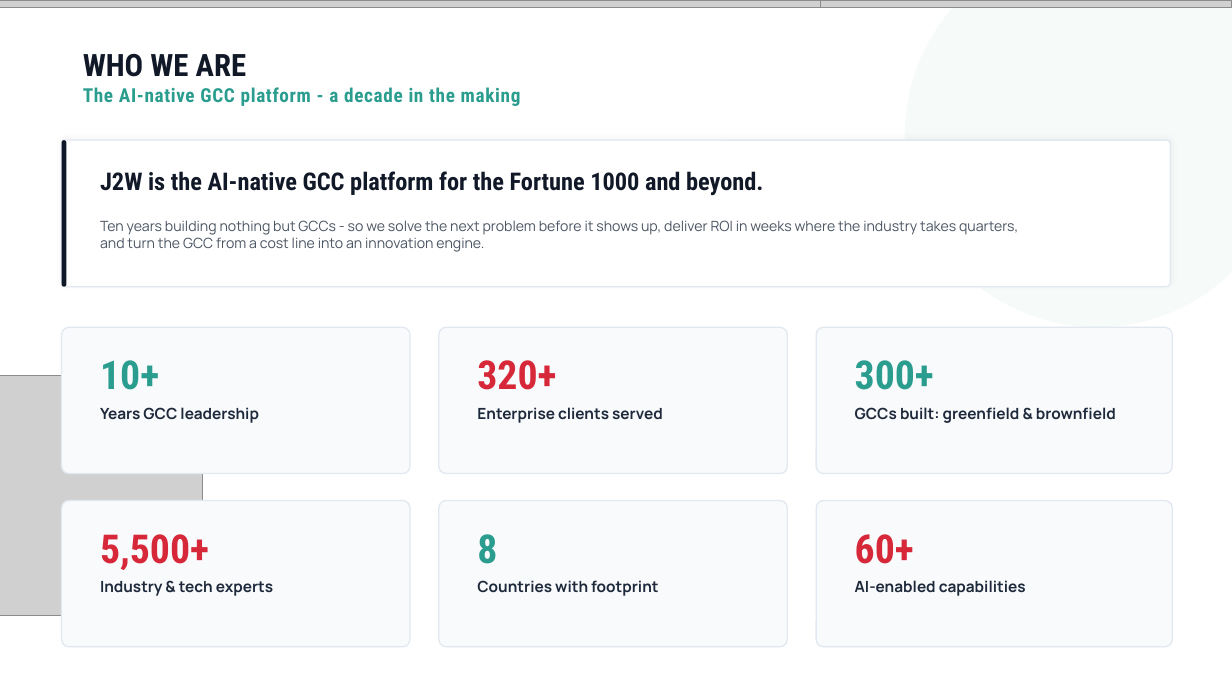
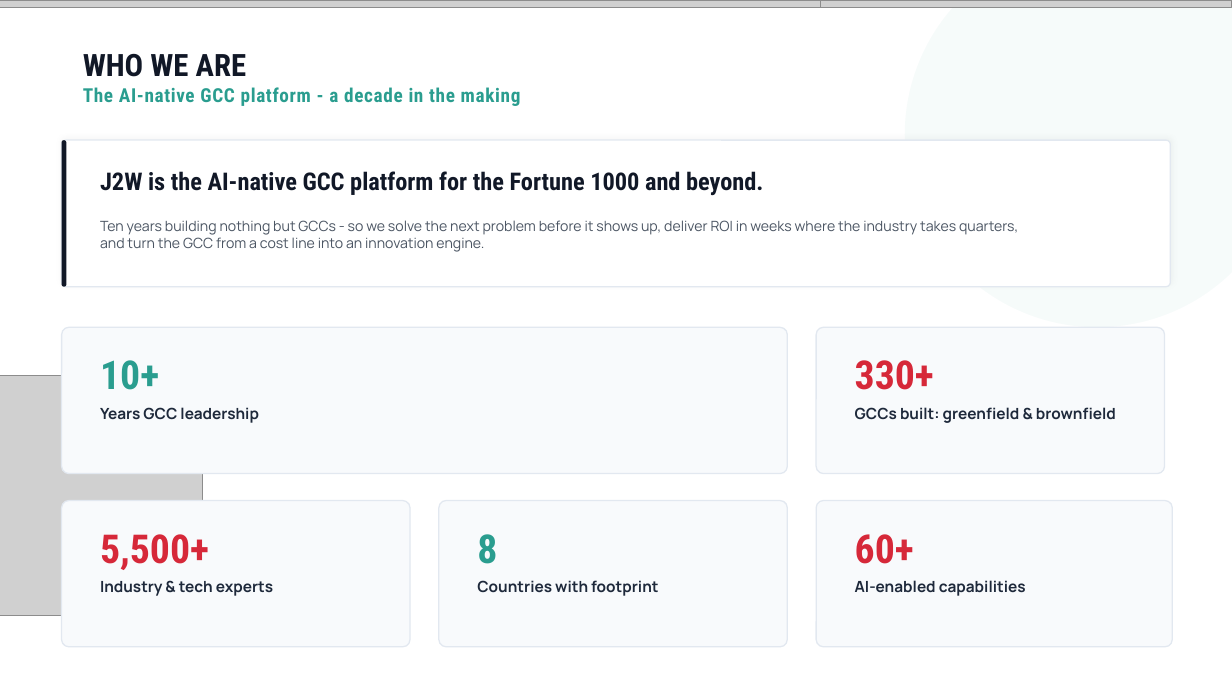
Before and after one commit to athu07/Deck-Engine, a slide deck: slide 2 of data/decks/WORKING_COPY_Master_Deck.pptx. Drawn at 1232x693 pixels with LibreOffice and Linux fonts; fonts in the diff are those of the drawing; grey boxes stand for pictures; background and template pictures are left out. Boxes give left, top, right and bottom in pixels: in the first picture for what was removed or moved away, otherwise in the second. Text is boxed around its words. In the diff, an @@ line names an element or a change of style, - is before the commit and + after.

```diff
--- a/data/decks/WORKING_COPY_Master_Deck.pptx
+++ b/data/decks/WORKING_COPY_Master_Deck.pptx
@@ rounded rectangle: place and size @@
-rounded rectangle at box(62, 327, 410, 473)
+rounded rectangle at box(62, 327, 787, 473)
@@ rounded rectangle removed at box(439, 327, 787, 473) @@
@@ rounded rectangle: place and size @@
-rounded rectangle at box(816, 327, 1172, 473)
+rounded rectangle at box(816, 327, 1165, 473)
@@ text removed at box(477, 360, 556, 390) @@
-320+
@@ text removed at box(855, 360, 934, 390) @@
-300+
@@ text added at box(855, 360, 934, 390), 31 pt, text #D62839, bold @@
+330+
@@ text removed at box(477, 407, 663, 423) @@
-Enterprise clients served
```
Also in this commit, not shown: 2 other slides changed, 2 slides added, 17 other files.
